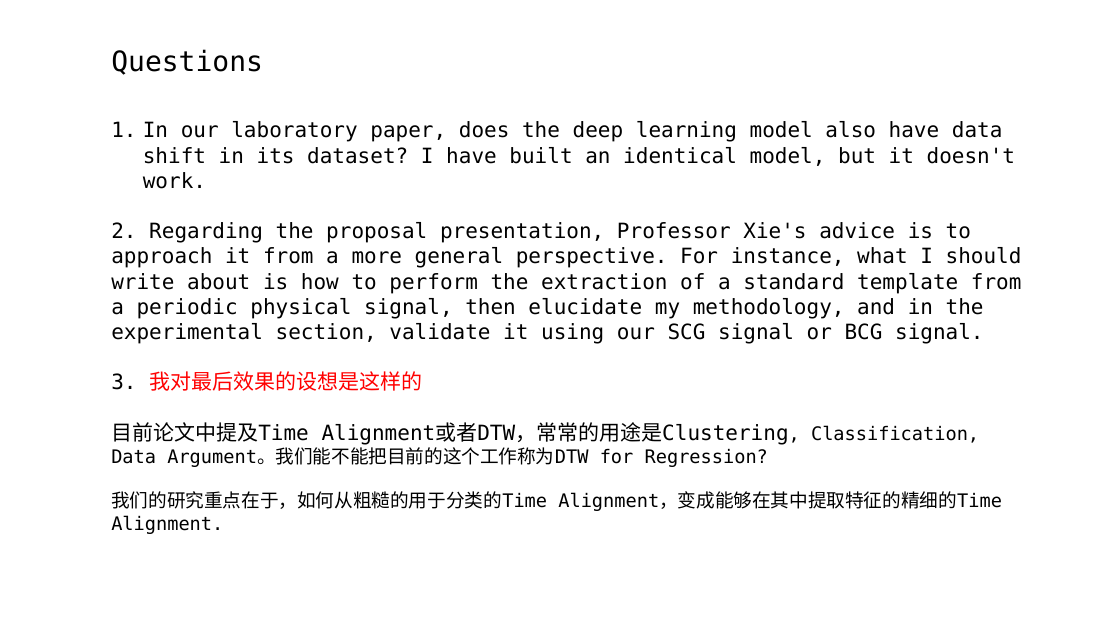
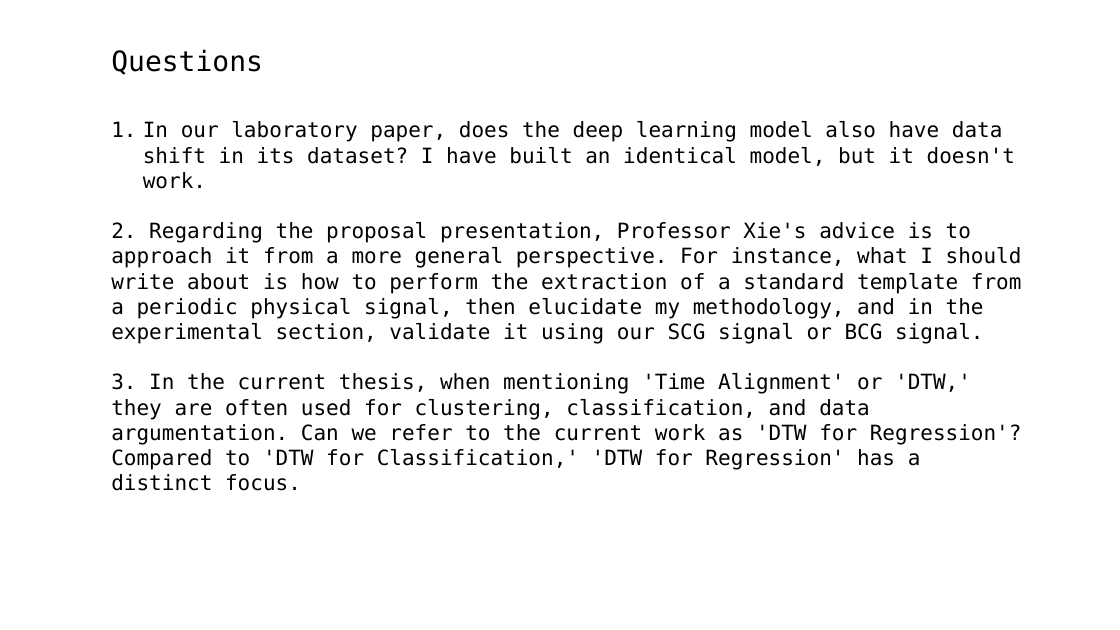
Before and after one commit to A-Big-Tortoise/Presentation, a slide deck: slide 13 of Presentation_1106_JiayuChen.pptx (slide 10 before the commit). Drawn at 1120x630 pixels with LibreOffice and Linux fonts; fonts in the diff are those of the drawing. Boxes give left, top, right and bottom in pixels: in the first picture for what was removed or moved away, otherwise in the second. Text is boxed around its words. In the diff, an @@ line names an element or a change of style, - is before the commit and + after.

```diff
--- a/Presentation_1106_JiayuChen.pptx
+++ b/Presentation_1106_JiayuChen.pptx
@@ text at <box>111,373,1022,466</box>: text changed; size 16 to 18 pt @@
-3. 我对最后效果的设想是这样的
-目前论文中提及Time Alignment或者DTW，常常的用途是Clustering, Classification, Data Argument。我们能不能把目前的这个工作称为DTW for Regression?
-我们的研究重点在于，如何从粗糙的用于分类的Time Alignment，变成能够在其中提取特征的精细的Time Alignment.
+3. In the current thesis, when mentioning 'Time Alignment' or 'DTW,' they are often used for clustering, classification, and data argumentation. Can we refer to the current work as 'DTW for Regression'? Compared to 'DTW for Classification,' 'DTW for Regression' has a distinct focus.
```
Also in this commit, not shown: 2 other slides changed, 3 slides added.
